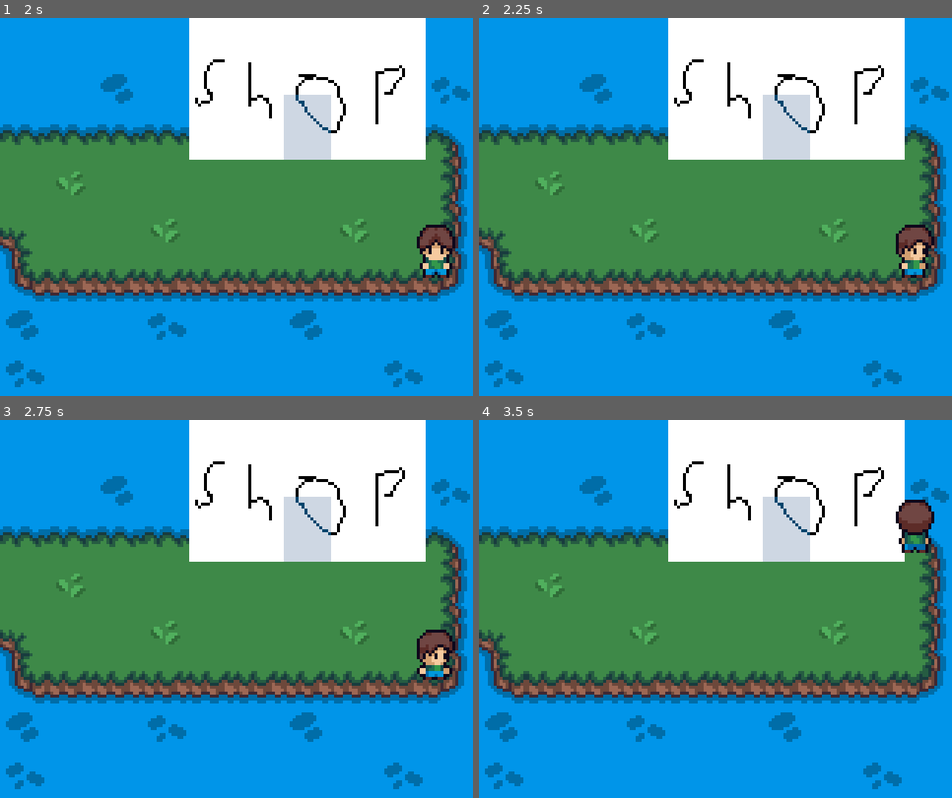
Above: before the commit, frames 1-4 (two rows, left to right).
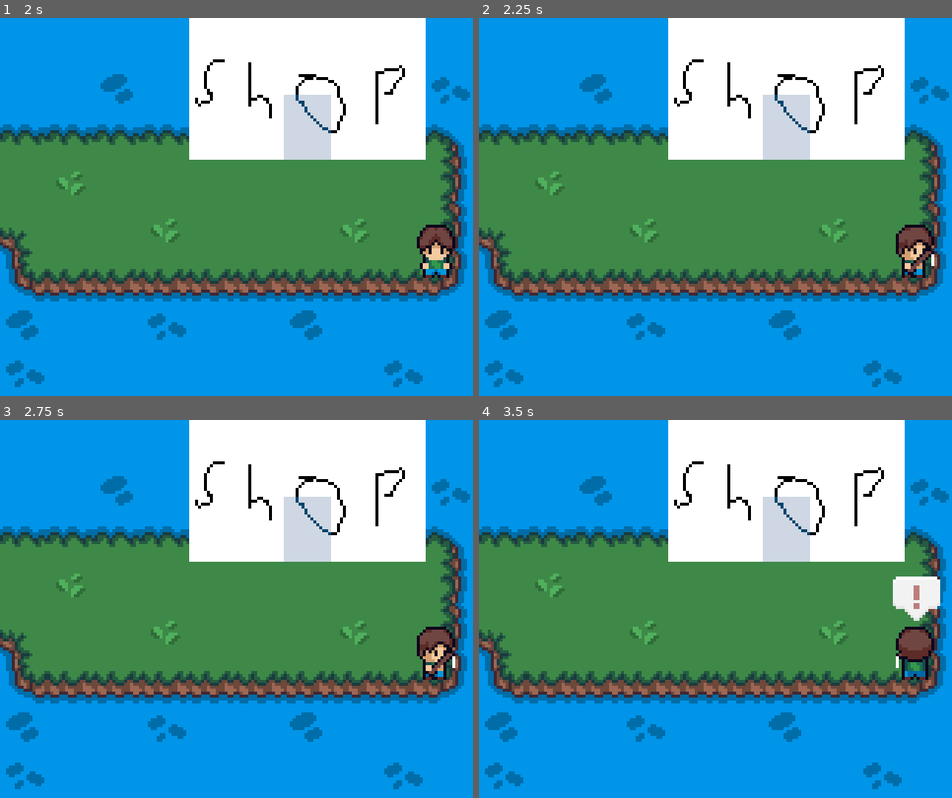
Above: after the commit, the same moments.

Repository: ColinVanderMeer/UntitledFishingGameGodot
Game: Godot game, scene res://shopIsland.tscn
Two runs of this game, one before a commit and one after it. Both use one fixed random seed, a clock stepped at 60 frames per second and the inputs below. The project has no main scene, so this scene is started directly.
Inputs:
- Up to frame 1 (2 s): tap Enter (MenuButton) at 0.5 s; hold Right (ui_right) 0.53-1.28 s; tap E (interact) at 0.6, 1.35 s; hold Down (ui_down) from 1.28 s (still down)
- Up to frame 2 (2.25 s): release Down (ui_down) at 2.03 s; hold Right (ui_right) from 2.03 s (still down); tap E (interact) at 2.1 s
- Up to frame 3 (2.75 s): keep holding Right (ui_right)
- Up to frame 4 (3.5 s): release Right (ui_right) at 2.78 s; hold Up (ui_up) from 2.78 s (still down); tap E (interact) at 2.85 s

Frame 1 is identical in both runs. In frame 2, 0.2% of the frame differs, in the area x 88-97%, y 60-68%; in frame 3, 0.6%; in frame 4, 2.7%, in the area x 87-98%, y 21-69%.

Commit message:
Add fishing sprites

Diff:
--- a/Bathroom.tscn
+++ b/Bathroom.tscn
@@ -12,6 +12,9 @@
 
 [sub_resource type="RectangleShape2D" id="RectangleShape2D_vtfgw"]
 size = Vector2(20, 4)
+
+[sub_resource type="RectangleShape2D" id="RectangleShape2D_hwn3p"]
+size = Vector2(16, 16)
 
 [node name="Node2D" type="Node2D"]
 
@@ -49,6 +52,11 @@
 position = Vector2(120, 56)
 texture = ExtResource("6_618us")
 
+[node name="StaticBody2D" type="StaticBody2D" parent="Toilet"]
+
+[node name="CollisionShape2D" type="CollisionShape2D" parent="Toilet/StaticBody2D"]
+shape = SubResource("RectangleShape2D_hwn3p")
+
 [node name="Player" parent="." instance=ExtResource("3_618us")]
 position = Vector2(40, 113)
 
--- a/player.gd
+++ b/player.gd
@@ -41,6 +41,7 @@
 			set_animation("Walk")
 
 	if fishing:
+		set_animation("Fish")
 		if !fish_hooked:
 			fishing_process()
 
--- a/player.tscn
+++ b/player.tscn
@@ -1,10 +1,14 @@
-[gd_scene load_steps=43 format=3 uid="uid://cv2fcay36vca2"]
+[gd_scene load_steps=47 format=3 uid="uid://cv2fcay36vca2"]
 
 [ext_resource type="Texture2D" uid="uid://45r8b3trcqu0" path="res://assets/player/playerIdleA1.png" id="1_ek41f"]
 [ext_resource type="Script" uid="uid://bo0fefl8v6i1k" path="res://player.gd" id="1_khis8"]
+[ext_resource type="Texture2D" uid="uid://bwstic3wdfmts" path="res://assets/player/playerFishA.png" id="2_ibah8"]
 [ext_resource type="Texture2D" uid="uid://dql5wlw72sd0w" path="res://assets/player/playerIdleA2.png" id="2_khis8"]
+[ext_resource type="Texture2D" uid="uid://ihwmtokgla77" path="res://assets/player/playerFishD.png" id="3_3iwfv"]
 [ext_resource type="Texture2D" uid="uid://bb5smkj2kwuh6" path="res://assets/player/playerIdleA3.png" id="3_b88wv"]
 [ext_resource type="Texture2D" uid="uid://b1mb0rc3s252x" path="res://assets/player/playerIdleD1.png" id="4_pgbbb"]
+[ext_resource type="Texture2D" uid="uid://dfs3q8gx1ts4p" path="res://assets/player/playerFishS.png" id="4_qwsg1"]
+[ext_resource type="Texture2D" uid="uid://c3p300nsxqnrv" path="res://assets/player/playerFishW.png" id="5_1xqrm"]
 [ext_resource type="Texture2D" uid="uid://blkdqb8s7i8xo" path="res://assets/player/playerIdleD2.png" id="5_331ug"]
 [ext_resource type="Texture2D" uid="uid://lbg2dr8irv1e" path="res://assets/player/playerIdleD3.png" id="6_ny14h"]
 [ext_resource type="Texture2D" uid="uid://dbfifev14qfl0" path="res://assets/player/playerIdleS1.png" id="7_ibah8"]
@@ -43,6 +47,38 @@
 animations = [{
 "frames": [{
 "duration": 1.0,
+"texture": ExtResource("2_ibah8")
+}],
+"loop": true,
+"name": &"FishA",
+"speed": 5.0
+}, {
+"frames": [{
+"duration": 1.0,
+"texture": ExtResource("3_3iwfv")
+}],
+"loop": true,
+"name": &"FishD",
+"speed": 5.0
+}, {
+"frames": [{
+"duration": 1.0,
+"texture": ExtResource("4_qwsg1")
+}],
+"loop": true,
+"name": &"FishS",
+"speed": 5.0
+}, {
+"frames": [{
+"duration": 1.0,
+"texture": ExtResource("5_1xqrm")
+}],
+"loop": true,
+"name": &"FishW",
+"speed": 5.0
+}, {
+"frames": [{
+"duration": 1.0,
 "texture": ExtResource("1_ek41f")
 }, {
 "duration": 1.0,
@@ -216,7 +252,7 @@
 
 [node name="AnimatedSprite2D" type="AnimatedSprite2D" parent="."]
 sprite_frames = SubResource("SpriteFrames_ek41f")
-animation = &"IdleW"
+animation = &"FishW"
 
 [node name="CollisionShape2D" type="CollisionShape2D" parent="."]
 position = Vector2(0, 7.375)
Not shown: 1 places in Bathroom.tscn that only renumber resources
Binary file added: assets/player/playerFishA.png
Not shown, added: assets/player/playerFishA.png.import
Binary file added: assets/player/playerFishD.png
Not shown, added: assets/player/playerFishD.png.import
Binary file added: assets/player/playerFishS.png
Not shown, added: assets/player/playerFishS.png.import
Binary file added: assets/player/playerFishW.png
Not shown, added: assets/player/playerFishW.png.import
